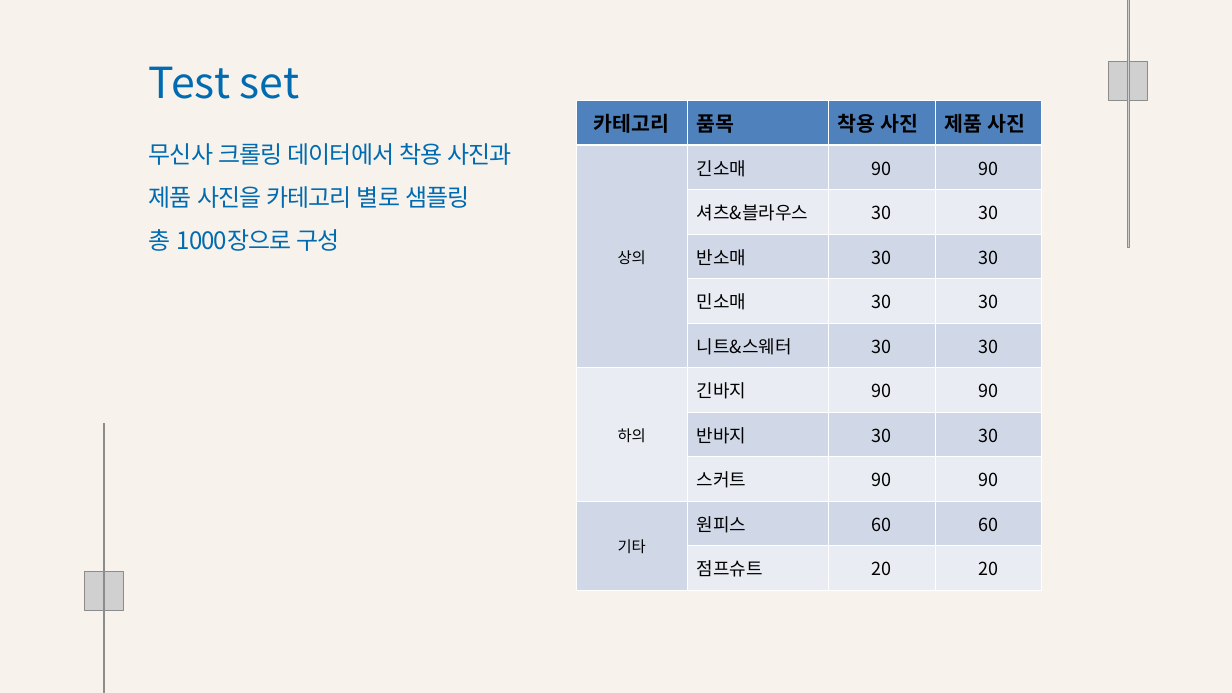
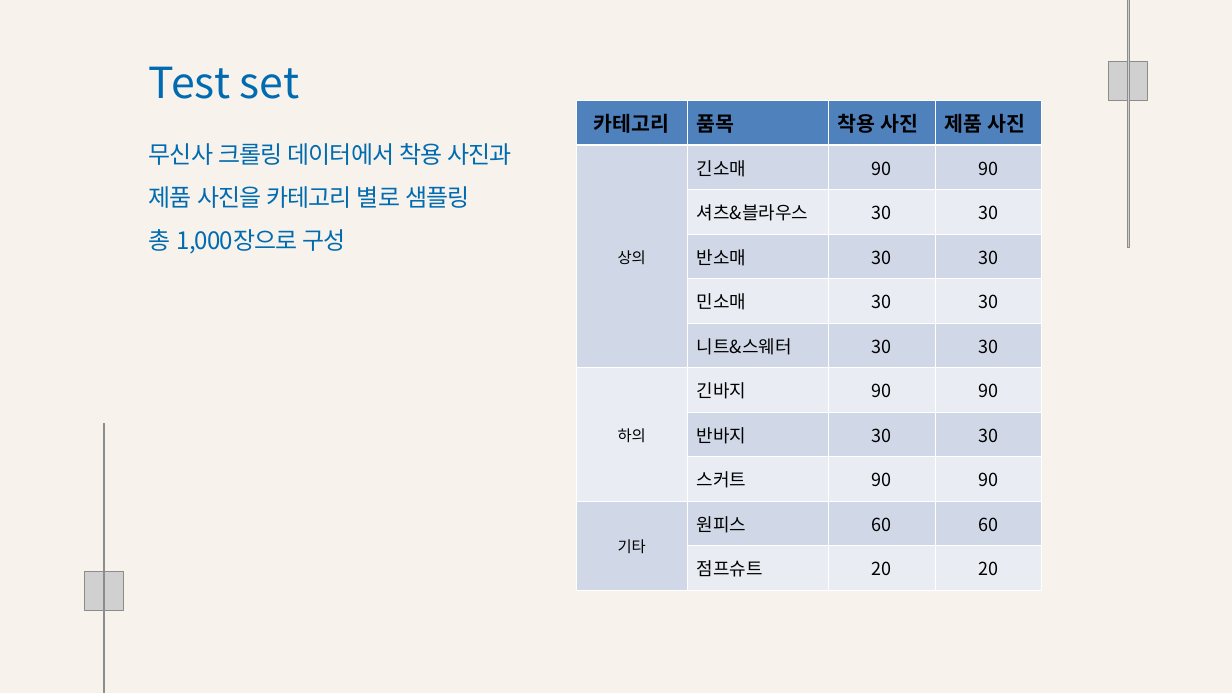
Before and after one commit to Playdata-G-DA35/DA35-final-team2-Item_Classification_RPA, a slide deck: slide 17 of documents/Clothes Detection 모델 결과 보고서.pptx. Drawn at 1232x693 pixels with LibreOffice and Linux fonts; fonts in the diff are those of the drawing; grey boxes stand for pictures; background and template pictures are left out. Boxes give left, top, right and bottom in pixels: in the first picture for what was removed or moved away, otherwise in the second. Text is boxed around its words. In the diff, an @@ line names an element or a change of style, - is before the commit and + after.

```diff
--- a/documents/Clothes Detection 모델 결과 보고서.pptx
+++ b/documents/Clothes Detection 모델 결과 보고서.pptx
@@ text at [149, 143, 511, 254]: text changed @@
-무신사 크롤링 데이터에서 착용 사진과 제품 사진을 카테고리 별로 샘플링
-총 1000장으로 구성
+무신사 크롤링 데이터에서 착용 사진과 제품 사진을 카테고리 별로 샘플링
+총 1,000장으로 구성
```
Also in this commit, not shown: 2 other slides changed, 1 slide removed, 3 other files.
